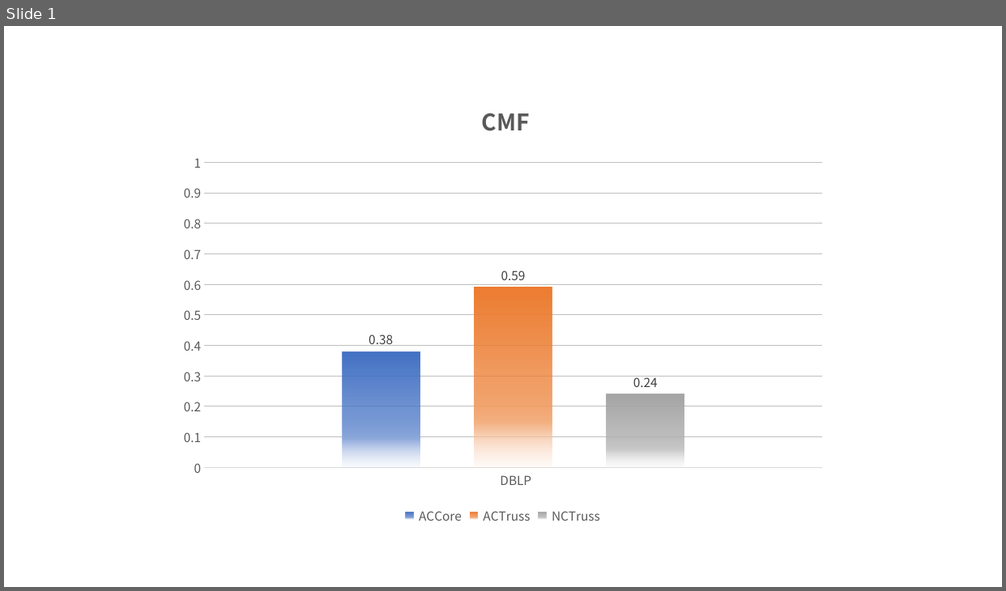
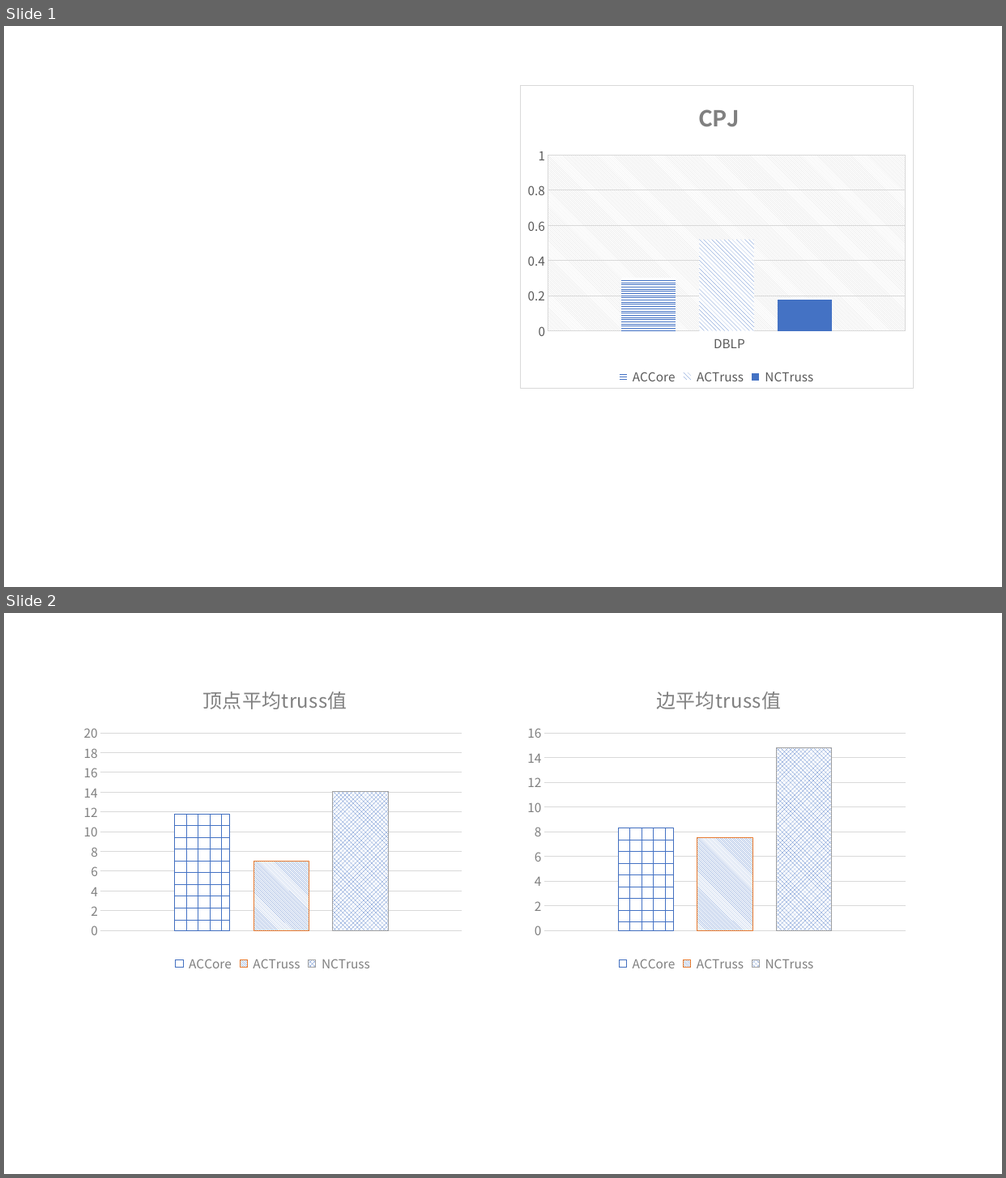
Before and after one commit to chendaye/paper, a slide deck: chart.pptx. Shown one above the other, each under a label of ours: slide 1 before the commit, slides 1 and 2 after it. The pictures are 1006x591 and 1006x1178 pixels, drawn with LibreOffice and Linux fonts; fonts in the diff are those of the drawing. Boxes give left, top, right and bottom in pixels: in the first picture for what was removed or moved away, otherwise in the second. Text is boxed around its words. In the diff, an @@ line names an element or a change of style, - is before the commit and + after.

```diff
--- a/chart.pptx
+++ b/chart.pptx
@@ slide 2 added at [4,613,1002,1174], background #FFFFFF @@
@@ column chart added at [76,672,470,976] @@
+title " 顶点平均truss值 "
+categories: 1
+ ACCore: 11.8
+ ACTruss: 7
+ NCTruss: 14.1
@@ column chart added at [520,672,914,976] @@
+title " 边平均truss值 "
+categories: 1
+ ACCore: 8.3
+ ACTruss: 7.5
+ NCTruss: 14.8
@@ slide 1 changed as well @@
@@ column chart at [520,85,914,389] @@
@@ title " CMF " to " CPJ " @@
@@  ACCore,   DBLP: 0.38 to 0.3 @@
@@ colour of  ACCore gradient #4472C4 to #8FAADC to #DAE3F3 to pattern #4472C4 on #FFFFFF @@
@@ data labels of  ACCore removed @@
@@  ACTruss,   DBLP: 0.59 to 0.52 @@
@@ colour of  ACTruss gradient #ED7D31 to #F4B183 to #FBE5D6 to pattern #4472C4 on #FFFFFF @@
@@ data labels of  ACTruss removed @@
@@  NCTruss,   DBLP: 0.24 to 0.18 @@
@@ colour of  NCTruss gradient #A5A5A5 to #C9C9C9 to #EDEDED to pattern #4472C4 on #FFFFFF @@
@@ data labels of  NCTruss removed @@
@@ category axis changed @@
@@ value axis changed @@
@@ bar spacing changed @@
@@ background changed @@
@@ border changed @@
@@ column chart: place and size @@
-column chart at [170,85,836,529]
+column chart at [520,85,914,389]
```
Also in this commit, not shown: 5 other slides added, 1 other file.
